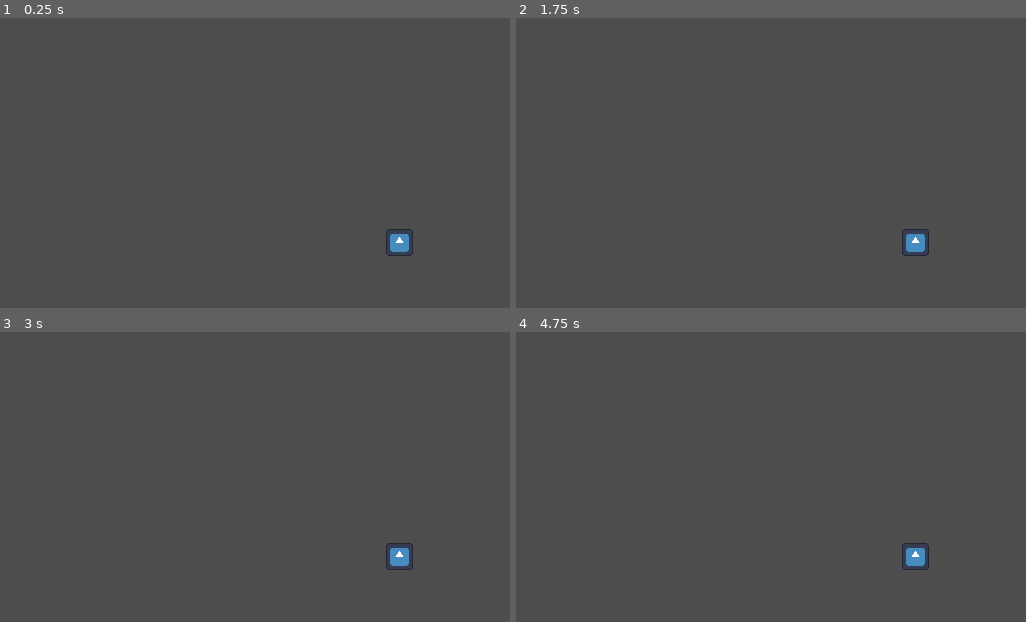
Above: before the commit, frames 1-4 (two rows, left to right).
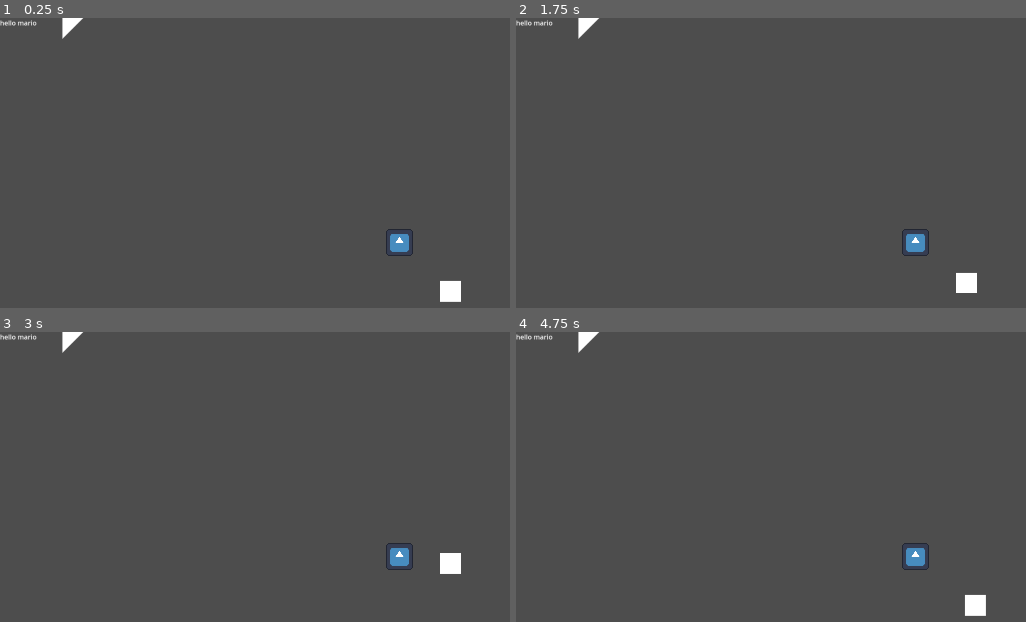
Above: after the commit, the same moments.

Repository: oluHzoL/anti-tomfoolery-tornado
Game: Godot game, scene res://map.tscn
Two runs of this game, one before a commit and one after it. Both use one fixed random seed, a clock stepped at 60 frames per second and the inputs below. The engine's default icon, where the game draws it, is replaced by a stand-in: a white triangle on a blue panel in a dark square.
Inputs (mouse positions are in pixels of both pictures, inside the frame that each line leads up to):
- Up to frame 1 (0.25 s): no input
- Up to frame 2 (1.75 s): tap Enter at 0.5 s; move the mouse to (outside the picture) at 0.52 s; hold D (move_right) 0.53-1.28 s; hold Shift (special) 0.53-1.28 s; tap Space at 1.25 s; move the mouse to (755, 264) at 1.27 s; hold S (move_down) from 1.28 s (still down); tap Shift (special) at 1.35 s
- Up to frame 3 (3 s): move the mouse to (479, 456) at 2.02 s; release S (move_down) at 2.03 s; hold D (move_right) 2.03-2.78 s; hold Shift (special) 2.03-2.78 s; tap Enter at 2.75 s; move the mouse to (outside the picture) at 2.77 s; hold W (move_up) from 2.78 s (still down); tap Shift (special) at 2.85 s
- Up to frame 4 (4.75 s): move the mouse to (outside the picture) at 3.52 s; release W (move_up) at 3.53 s; hold Shift (special) 3.53-4.28 s; hold A (move_left) from 3.53 s (still down); tap Space at 4.25 s; move the mouse to (674, 488) at 4.27 s; tap Shift (special) at 4.35 s

The runs differ from the first frame. In frame 1, 0.5% of the frame differs, in the area x 0-91%, y 0-98%; in frame 2, 0.5%; in frame 3, 0.5%; in frame 4, 0.5%.

Commit message:
Added charging

Diff:
--- /dev/null
+++ b/Objects/Tornado/Mouse/RangeShapes/hor_range1.tres
@@ -0,0 +1,4 @@
+[gd_resource type="RectangleShape2D" format=3 uid="uid://ck6wre3g6abxj"]
+
+[resource]
+size = Vector2(240, 20)
--- /dev/null
+++ b/Objects/Tornado/Mouse/RangeShapes/hor_range2.tres
@@ -0,0 +1,4 @@
+[gd_resource type="RectangleShape2D" format=3 uid="uid://crfimneq0rsxv"]
+
+[resource]
+size = Vector2(480, 20)
--- /dev/null
+++ b/Objects/Tornado/Mouse/RangeShapes/hor_range3.tres
@@ -0,0 +1,4 @@
+[gd_resource type="RectangleShape2D" format=3 uid="uid://d2e5lu3nr04mg"]
+
+[resource]
+size = Vector2(960, 20)
--- /dev/null
+++ b/Objects/Tornado/Mouse/RangeShapes/ver_range1.tres
@@ -0,0 +1,4 @@
+[gd_resource type="RectangleShape2D" format=3 uid="uid://dl0et5ns8b5dt"]
+
+[resource]
+size = Vector2(135, 20)
--- /dev/null
+++ b/Objects/Tornado/Mouse/RangeShapes/ver_range2.tres
@@ -0,0 +1,4 @@
+[gd_resource type="RectangleShape2D" format=3 uid="uid://tgsjfq5vrxod"]
+
+[resource]
+size = Vector2(270, 20)
--- /dev/null
+++ b/Objects/Tornado/Mouse/RangeShapes/ver_range3.tres
@@ -0,0 +1,4 @@
+[gd_resource type="RectangleShape2D" format=3 uid="uid://b07bfi2vfbfyj"]
+
+[resource]
+size = Vector2(540, 20)
--- a/Objects/Tornado/Mouse/mouse_checkpoints.gd
+++ b/Objects/Tornado/Mouse/mouse_checkpoints.gd
@@ -1,8 +1,79 @@
 extends Node2D
+class_name MouseCheckpointSystem
+
+# TODO: breaking the cycle causes the range object to not reset
+# boost_given remains true instead of becoming false
+
+enum STATE{INACTIVE, CLOCKWISE, COUNTERCLOCKWISE}
+
+signal full_circle(bonus : int)
+
+@onready var ResetTimer = get_node("ResetTimer")
+
+var total_boost_bonus : int = 0
+var checkpoints_hit : int = 0
+var boost_multiplier : int = 1 # could go unused
+var state : STATE = STATE.INACTIVE
+var previous_checkpoint : RangeObject
+
 
 func _ready() -> void:
 	position = get_viewport().size / 2
+	ResetTimer.connect("timeout", reset)
+	for range_obj in get_children():
+		if range_obj is RangeObject:
+			range_obj.connect("checkpoint_hit", checkpoint_hit)
 
+func reset() -> void:
+	print("resetting checkpoints")
+	checkpoints_hit = 0
+	total_boost_bonus = 0
+	#previous_checkpoint = null
+	state = STATE.INACTIVE
+	ResetTimer.paused = true
+	for range_obj in get_children():
+		if range_obj is RangeObject:
+			range_obj.reset()
 
-func _on_area_entered(area: Area2D) -> void:
-	pass # Replace with function body.
+func checkpoint_hit(range_obj : RangeObject) -> void:
+	# on mouse exit
+	if previous_checkpoint:
+		previous_checkpoint.boost_given = false
+	print(state)
+	if state == STATE.INACTIVE and previous_checkpoint != null:
+		if previous_checkpoint == range_obj.clockwise_neighbor:
+			state = STATE.COUNTERCLOCKWISE
+		elif previous_checkpoint == range_obj.counterclockwise_neighbor:
+			state = STATE.CLOCKWISE
+
+	elif state == STATE.CLOCKWISE:
+		if previous_checkpoint == range_obj.counterclockwise_neighbor:
+			pass
+		else:
+			print("spin broken at " + str(range_obj))
+			reset()
+			range_obj.boost_given = false
+			previous_checkpoint = null
+			return
+	elif state == STATE.COUNTERCLOCKWISE:
+		if previous_checkpoint == range_obj.clockwise_neighbor:
+			pass
+		else:
+			print("spin broken at " + str(range_obj))
+			reset()
+			range_obj.boost_given = false
+			previous_checkpoint = null
+			return
+	checkpoints_hit += 1
+	previous_checkpoint = range_obj
+	total_boost_bonus += range_obj.boost_bonus
+	print("Checkpoints hit: " + str(checkpoints_hit))
+	ResetTimer.paused = false
+	ResetTimer.start()
+	#print(state)
+	if checkpoints_hit == 4:
+		#reward boost
+		print("Total boost: " + str(total_boost_bonus))
+		full_circle.emit(total_boost_bonus)
+		reset()
+	# if state is INACTIVE, AND checkpoints_hit > 0, grant bonus and set direction b
--- /dev/null
+++ b/Objects/Tornado/Mouse/mouse_checkpoints.tscn
@@ -0,0 +1,198 @@
+[gd_scene load_steps=9 format=3 uid="uid://bxmsdxclint31"]
+
+[ext_resource type="Script" uid="uid://bcgxb6f42nf3q" path="res://Objects/Tornado/Mouse/mouse_checkpoints.gd" id="1_tcwh5"]
+[ext_resource type="Script" uid="uid://dib4nqfof3rxr" path="res://Objects/Tornado/Mouse/range_object.gd" id="2_lkkwd"]
+[ext_resource type="Shape2D" uid="uid://ck6wre3g6abxj" path="res://Objects/Tornado/Mouse/RangeShapes/hor_range1.tres" id="3_hgql0"]
+[ext_resource type="Shape2D" uid="uid://crfimneq0rsxv" path="res://Objects/Tornado/Mouse/RangeShapes/hor_range2.tres" id="4_6qx2c"]
+[ext_resource type="Shape2D" uid="uid://d2e5lu3nr04mg" path="res://Objects/Tornado/Mouse/RangeShapes/hor_range3.tres" id="5_t5t5o"]
+[ext_resource type="Shape2D" uid="uid://dl0et5ns8b5dt" path="res://Objects/Tornado/Mouse/RangeShapes/ver_range1.tres" id="6_hasdg"]
+[ext_resource type="Shape2D" uid="uid://tgsjfq5vrxod" path="res://Objects/Tornado/Mouse/RangeShapes/ver_range2.tres" id="7_u4vt1"]
+[ext_resource type="Shape2D" uid="uid://b07bfi2vfbfyj" path="res://Objects/Tornado/Mouse/RangeShapes/ver_range3.tres" id="8_8igk7"]
+
+[node name="MouseCheckpoints" type="Node2D"]
+script = ExtResource("1_tcwh5")
+
+[node name="ResetTimer" type="Timer" parent="."]
+wait_time = 2.0
+one_shot = true
+
+[node name="RightRangeObject" type="Node2D" parent="." node_paths=PackedStringArray("clockwise_neighbor", "counterclockwise_neighbor")]
+position = Vector2(100, 0)
+script = ExtResource("2_lkkwd")
+clockwise_neighbor = NodePath("../DownRangeObject")
+counterclockwise_neighbor = NodePath("../UpRangeObject")
+
+[node name="Range1" type="Area2D" parent="RightRangeObject"]
+z_index = 3
+collision_layer = 0
+collision_mask = 32768
+collision_priority = 3.0
+monitorable = false
+priority = 3
+
+[node name="CollisionShape2D" type="CollisionShape2D" parent="RightRangeObject/Range1"]
+position = Vector2(120, 0)
+shape = ExtResource("3_hgql0")
+debug_color = Color(1, 0, 0, 0.839216)
+
+[node name="Range2" type="Area2D" parent="RightRangeObject"]
+z_index = 2
+collision_layer = 0
+collision_mask = 32768
+collision_priority = 2.0
+monitorable = false
+priority = 2
+
+[node name="CollisionShape2D" type="CollisionShape2D" parent="RightRangeObject/Range2"]
+position = Vector2(240, 0)
+shape = ExtResource("4_6qx2c")
+debug_color = Color(1, 1, 0, 0.631373)
+
+[node name="Range3" type="Area2D" parent="RightRangeObject"]
+z_index = 1
+collision_layer = 0
+collision_mask = 32768
+monitorable = false
+priority = 1
+
+[node name="CollisionShape2D" type="CollisionShape2D" parent="RightRangeObject/Range3"]
+position = Vector2(480, 0)
+shape = ExtResource("5_t5t5o")
+debug_color = Color(0, 1, 0, 0.419608)
+
+[node name="LeftRangeObject" type="Node2D" parent="." node_paths=PackedStringArray("clockwise_neighbor", "counterclockwise_neighbor")]
+position = Vector2(-100, 0)
+rotation = 3.14159
+script = ExtResource("2_lkkwd")
+clockwise_neighbor = NodePath("../UpRangeObject")
+counterclockwise_neighbor = NodePath("../DownRangeObject")
+
+[node name="Range1" type="Area2D" parent="LeftRangeObject"]
+z_index = 3
+collision_layer = 0
+collision_mask = 32768
+collision_priority = 3.0
+monitorable = false
+priority = 3
+
+[node name="CollisionShape2D" type="CollisionShape2D" parent="LeftRangeObject/Range1"]
+position = Vector2(120, 0)
+shape = ExtResource("3_hgql0")
+debug_color = Color(1, 0, 0, 0.839216)
+
+[node name="Range2" type="Area2D" parent="LeftRangeObject"]
+z_index = 2
+collision_layer = 0
+collision_mask = 32768
+collision_priority = 2.0
+monitorable = false
+priority = 2
+
+[node name="CollisionShape2D" type="CollisionShape2D" parent="LeftRangeObject/Range2"]
+position = Vector2(240, 0)
+shape = ExtResource("4_6qx2c")
+debug_color = Color(1, 1, 0, 0.631373)
+
+[node name="Range3" type="Area2D" parent="LeftRangeObject"]
+z_index = 1
+collision_layer = 0
+collision_mask = 32768
+monitorable = false
+priority = 1
+
+[node name="CollisionShape2D" type="CollisionShape2D" parent="LeftRangeObject/Range3"]
+position = Vector2(480, 0)
+shape = ExtResource("5_t5t5o")
+debug_color = Color(0, 1, 0, 0.419608)
+
+[node name="DownRangeObject" type="Node2D" parent="." node_paths=PackedStringArray("clockwise_neighbor", "counterclockwise_neighbor")]
+position = Vector2(0, 100)
+rotation = 1.5708
+script = ExtResource("2_lkkwd")
+checkpoint_orientation = 1
+clockwise_neighbor = NodePath("../LeftRangeObject")
+counterclockwise_neighbor = NodePath("../RightRangeObject")
+
+[node name="Range1" type="Area2D" parent="DownRangeObject"]
+z_index = 3
+collision_layer = 0
+collision_mask = 32768
+collision_priority = 3.0
+monitorable = false
+priority = 3
+
+[node name="CollisionShape2D" type="CollisionShape2D" parent="DownRangeObject/Range1"]
+position = Vector2(67.5, 0)
+shape = ExtResource("6_hasdg")
+debug_color = Color(1, 0, 0, 0.839216)
+
+[node name="Range2" type="Area2D" parent="DownRangeObject"]
+z_index = 2
+collision_layer = 0
+collision_mask = 32768
+collision_priority = 2.0
+monitorable = false
+priority = 2
+
+[node name="CollisionShape2D" type="CollisionShape2D" parent="DownRangeObject/Range2"]
+position = Vector2(135, 0)
+shape = ExtResource("7_u4vt1")
+debug_color = Color(1, 1, 0, 0.631373)
+
+[node name="Range3" type="Area2D" parent="DownRangeObject"]
+z_index = 1
+collision_layer = 0
+collision_mask = 32768
+monitorable = false
+priority = 1
+
+[node name="CollisionShape2D" type="CollisionShape2D" parent="DownRangeObject/Range3"]
+position = Vector2(270, 0)
+shape = ExtResource("8_8igk7")
+debug_color = Color(0, 1, 0, 0.419608)
+
+[node name="UpRangeObject" type="Node2D" parent="." node_paths=PackedStringArray("clockwise_neighbor", "counterclockwise_neighbor")]
+position = Vector2(0, -100)
+rotation = -1.5708
+script = ExtResource("2_lkkwd")
+checkpoint_orientation = 1
+clockwise_neighbor = NodePath("../RightRangeObject")
+counterclockwise_neighbor = NodePath("../LeftRangeObject")
+
+[node name="Range1" type="Area2D" parent="UpRangeObject"]
+z_index = 3
+collision_layer = 0
+collision_mask = 32768
+collision_priority = 3.0
+monitorable = false
+priority = 3
+
+[node name="CollisionShape2D" type="CollisionShape2D" parent="UpRangeObject/Range1"]
+position = Vector2(67.5, 0)
+shape = ExtResource("6_hasdg")
+debug_color = Color(1, 0, 0, 0.839216)
+
+[node name="Range2" type="Area2D" parent="UpRangeObject"]
+z_index = 2
+collision_layer = 0
+collision_mask = 32768
+collision_priority = 2.0
+monitorable = false
+priority = 2
+
+[node name="CollisionShape2D" type="CollisionShape2D" parent="UpRangeObject/Range2"]
+position = Vector2(135, 0)
+shape = ExtResource("7_u4vt1")
+debug_color = Color(1, 1, 0, 0.631373)
+
+[node name="Range3" type="Area2D" parent="UpRangeObject"]
+z_index = 1
+collision_layer = 0
+collision_mask = 32768
+monitorable = false
+priority = 1
+
+[node name="CollisionShape2D" type="CollisionShape2D" parent="UpRangeObject/Range3"]
+position = Vector2(270, 0)
+shape = ExtResource("8_8igk7")
+debug_color = Color(0, 1, 0, 0.419608)
--- a/Objects/Tornado/Mouse/range_object.gd
+++ b/Objects/Tornado/Mouse/range_object.gd
@@ -1,8 +1,20 @@
 extends Node2D
 class_name RangeObject
 
+enum ORIENTATION{HORIZONTAL, VERTICAL}
+
+signal checkpoint_hit(obj : RangeObject)
+
+const BOOST1 = 5
+const BOOST2 = 6
+const BOOST3 = 7
+
 var count : int = 0 # should be between 0-3
+var boost_bonus : int = 0
+var boost_given : bool = false
+var valid : bool = true
 
+@export var checkpoint_orientation : ORIENTATION = ORIENTATION.HORIZONTAL
 @export var clockwise_neighbor : RangeObject
 @export var counterclockwise_neighbor: RangeObject
 
@@ -10,12 +22,57 @@
 	for range in get_children():
 		if range is Area2D:
 			range.connect("area_entered", increment)
+			range.connect("area_exited", give_boost)
 			range.connect("area_exited", decrement)
+	#range_configuration()
 	# TODO: set all range sizes based on viewport (instead of manual)
 
-func increment() -> void:
+# deprecated until viewport change
+func range_configuration():
+	var power : int = 1
+	var max_range : float = 0
+	if checkpoint_orientation == ORIENTATION.HORIZONTAL:
+		max_range = get_viewport().size.x
+	else:
+		max_range = get_viewport().size.y
+	print(max_range)
+	print(max_range / 2)
+	print(max_range / 4)
+	print(max_range / 8)
+	print(max_range / 16)
+	for range in get_children():
+		if range is Area2D:
+			var CollisionShape : CollisionShape2D = range.get_node("CollisionShape2D")
+			print(range)
+			if range.name == "Range3":
+				power = 1
+			elif range.name == "Range2":
+				power = 2
+			elif range.name == "Range1":
+				power = 3
+			CollisionShape.shape.size.x = max_range / (pow(2, power))
+			CollisionShape.position.x = CollisionShape.shape.size.x / 2.0
+
+func reset() -> void:
+	boost_bonus = 0
+	boost_given = false
+
+func give_boost(_area : Area2D) -> void:
+	if !boost_given:
+		if count == 3:
+			boost_bonus = BOOST1 # boost lvl 1
+		elif count == 2:
+			boost_bonus = BOOST2 # boost lvl 2
+		elif count == 1:
+			boost_bonus = BOOST3 # boost lvl 3
+		emit_signal("checkpoint_hit", self)
+	boost_given = true
+	# TODO: depending on direction, make some neighbor valid
+
+func increment(_area : Area2D) -> void:
 	count += 1
-	if count > 3: count = 3; print("uh oh") # should never happen
+	if count > 3: count = 3; print("range overflow") # should never happen
 
-func decrement() -> void:
-	count -= 0
+func decrement(_area : Area2D) -> void:
+	count -= 1
+	if count < 0: count = 0; print("range underflow") # also should never happen
--- a/Objects/Tornado/tornado.gd
+++ b/Objects/Tornado/tornado.gd
@@ -3,9 +3,11 @@
 
 enum State{ACTIVE, CHARGING, EXPIRED}
 
+@onready var SpinManager = get_node('SpinManager')
+
 @export var power = 100 # hits zero, you die; determines speed and such
-@export var max_power = 100
-@export var speed = 250 # minimum speed 250
+@export var max_power = 1000
+@export var speed = 500 # minimum speed 250
 @export var acceleration = 800
 @export var deceleration = 800
 
@@ -15,6 +17,17 @@
 	set(v):
 		move_vector = v
 
+var prev_move_vector := Vector2.ZERO
+
+func _ready() -> void:
+	SpinManager.get_node("MouseLayer/MouseCheckpoints").connect("full_circle", add_charge)
+	spawn()
+
+func spawn() -> void:
+	state = State.ACTIVE
+	charge = 0
+	move_vector = Vector2.ZERO
+	SpinManager.process_mode = Node.PROCESS_MODE_DISABLED
 
 func add_power(amount : int):
 	power += amount
@@ -34,13 +47,16 @@
 
 func _process(delta: float) -> void:
 	move_vector = Input.get_vector("move_left", "move_right", "move_up", "move_down")
+	# # TODO: deal with diagonal vectors (you'd have to let go of both buttons at once otherwise)
+	if move_vector != Vector2.ZERO: prev_move_vector = move_vector
+	# TODO:
 	# scale speed, size and other things based off of power here
 	# use Node2D.scale for easy size manip
+
 func _physics_process(delta: float) -> void:
 	match state:
 		State.ACTIVE:
-			if move_vector.length(): #???
-				print("hi")
+			if move_vector.length():
 				velocity = velocity.move_toward(move_vector * speed, acceleration * delta)
 			else:
 				velocity = velocity.move_toward(Vector2.ZERO, deceleration * delta)
@@ -48,6 +64,7 @@
 			# State Transition
 			if Input.is_action_pressed("special"):
 				state = State.CHARGING
+				SpinManager.process_mode = Node.PROCESS_MODE_INHERIT
 
 		State.CHARGING:
 			#print("charging")
@@ -57,6 +74,9 @@
 			if !Input.is_action_pressed("special"):
 				state = State.ACTIVE
 				# velocity boost based on charge
-				velocity = move_vector * speed * 2
+				print("Charge: " + str(charge))
+				velocity = prev_move_vector * speed * 5 * (charge / 100)
+				charge = 0
+				SpinManager.process_mode = Node.PROCESS_MODE_DISABLED
 
 	move_and_slide()
--- a/Objects/Tornado/tornado.tscn
+++ b/Objects/Tornado/tornado.tscn
@@ -3,8 +3,8 @@
 [ext_resource type="Script" uid="uid://biselsivaqfc5" path="res://Objects/Tornado/tornado.gd" id="1_qunbj"]
 [ext_resource type="Texture2D" uid="uid://chmtouvwum544" path="res://icon.svg" id="2_8uy3p"]
 [ext_resource type="Script" uid="uid://cethbhqnwusfr" path="res://Objects/Tornado/Mouse/spin_manager.gd" id="2_pa2op"]
-[ext_resource type="Texture2D" uid="uid://c4ohmu4x8rmf6" path="res://Shapes/trianglebottomright.png" id="3_pa2op"]
-[ext_resource type="PackedScene" uid="uid://bxmsdxclint31" path="res://Objects/mouse_checkpoints.tscn" id="4_683b1"]
+[ext_resource type="Texture2D" uid="uid://c4ohmu4x8rmf6" path="res://Assets/Shapes/trianglebottomright.png" id="3_pa2op"]
+[ext_resource type="PackedScene" uid="uid://bxmsdxclint31" path="res://Objects/Tornado/Mouse/mouse_checkpoints.tscn" id="4_683b1"]
 
 [sub_resource type="CircleShape2D" id="CircleShape2D_8uy3p"]
 radius = 60.208
--- a/Objects/mouse_checkpoints.tscn
+++ /dev/null
@@ -1,61 +0,0 @@
-[gd_scene load_steps=7 format=3 uid="uid://bxmsdxclint31"]
-
-[ext_resource type="Script" uid="uid://bcgxb6f42nf3q" path="res://Objects/Tornado/Mouse/mouse_checkpoints.gd" id="1_coxaj"]
-[ext_resource type="Script" uid="uid://d0vqsqbk228" path="res://mouse_ranges.gd" id="1_oqi0c"]
-[ext_resource type="Script" uid="uid://dib4nqfof3rxr" path="res://Objects/Tornado/Mouse/range_object.gd" id="2_r4m2e"]
-
-[sub_resource type="RectangleShape2D" id="RectangleShape2D_dwf3s"]
-size = Vector2(247, 20)
-
-[sub_resource type="RectangleShape2D" id="RectangleShape2D_vo3sh"]
-size = Vector2(494, 19)
-
-[sub_resource type="RectangleShape2D" id="RectangleShape2D_p2rsq"]
-size = Vector2(990, 18)
-
-[node name="MouseCheckpoints" type="Node2D"]
-script = ExtResource("1_coxaj")
-
-[node name="RangeObject" type="Node2D" parent="."]
-script = ExtResource("2_r4m2e")
-
-[node name="Range1" type="Area2D" parent="RangeObject"]
-z_index = 3
-collision_layer = 0
-collision_mask = 32768
-collision_priority = 3.0
-monitorable = false
-priority = 3
-script = ExtResource("1_oqi0c")
-
-[node name="CollisionShape2D" type="CollisionShape2D" parent="RangeObject/Range1"]
-position = Vector2(123.5, 0)
-shape = SubResource("RectangleShape2D_dwf3s")
-debug_color = Color(1, 0, 0, 0.839216)
-
-[node name="Range2" type="Area2D" parent="RangeObject"]
-z_index = 2
-collision_layer = 0
-collision_mask = 32768
-collision_priority = 2.0
-monitorable = false
-priority = 2
-script = ExtResource("1_oqi0c")
-
-[node name="CollisionShape2D" type="CollisionShape2D" parent="RangeObject/Range2"]
-position = Vector2(247, 0)
-shape = SubResource("RectangleShape2D_vo3sh")
-debug_color = Color(1, 1, 0, 0.631373)
-
-[node name="Range3" type="Area2D" parent="RangeObject"]
-z_index = 1
-collision_layer = 0
-collision_mask = 32768
-monitorable = false
-priority = 1
-script = ExtResource("1_oqi0c")
-
-[node name="CollisionShape2D" type="CollisionShape2D" parent="RangeObject/Range3"]
-position = Vector2(495, 0)
-shape = SubResource("RectangleShape2D_p2rsq")
-debug_color = Color(0, 1, 0, 0.419608)
--- /dev/null
+++ b/Objects/obstacle.gd
@@ -0,0 +1,5 @@
+extends CharacterBody2D
+
+class_name Obstacle
+
+@export var health : int = 10
--- /dev/null
+++ b/Objects/obstacle.tscn
@@ -0,0 +1,20 @@
+[gd_scene load_steps=4 format=3 uid="uid://dahyhxsem7hhm"]
+
+[ext_resource type="Script" uid="uid://bbr5l2wo577jg" path="res://Objects/obstacle.gd" id="1_67nn5"]
+[ext_resource type="Texture2D" uid="uid://c0aqtep5744bl" path="res://Assets/Shapes/circle.png" id="2_8oetf"]
+
+[sub_resource type="RectangleShape2D" id="RectangleShape2D_llnwn"]
+size = Vector2(64, 64)
+
+[node name="Obstacle" type="CharacterBody2D"]
+script = ExtResource("1_67nn5")
+
+[node name="Sprite2D" type="Sprite2D" parent="."]
+texture = ExtResource("2_8oetf")
+
+[node name="Area2D" type="Area2D" parent="."]
+collision_layer = 8
+collision_mask = 0
+
+[node name="CollisionShape2D" type="CollisionShape2D" parent="Area2D"]
+shape = SubResource("RectangleShape2D_llnwn")
--- a/map.tscn
+++ b/map.tscn
@@ -1,7 +1,7 @@
 [gd_scene load_steps=3 format=3 uid="uid://cuuc3ibjmfgkh"]
 
 [ext_resource type="PackedScene" uid="uid://cum2qic3xal0s" path="res://Objects/Tornado/tornado.tscn" id="1_wijl4"]
-[ext_resource type="Texture2D" uid="uid://dddr6wagcvrdn" path="res://Shapes/square.png" id="2_e0an3"]
+[ext_resource type="Texture2D" uid="uid://dddr6wagcvrdn" path="res://Assets/Shapes/square.png" id="2_e0an3"]
 
 [node name="Map" type="Node2D"]
 
@@ -14,6 +14,18 @@
 [node name="Sprite2D" type="Sprite2D" parent="."]
 texture = ExtResource("2_e0an3")
 
-[node name="CanvasLayer" type="CanvasLayer" parent="."]
+[node name="UI" type="CanvasLayer" parent="."]
+
+[node name="Control" type="Control" parent="UI"]
+layout_mode = 3
+anchors_preset = 0
+offset_right = 40.0
+offset_bottom = 40.0
+
+[node name="Label" type="Label" parent="UI/Control"]
+layout_mode = 0
+offset_right = 40.0
+offset_bottom = 23.0
+text = "hello mario"
 
 [node name="ProjectileManager" type="Node2D" parent="."]
--- a/project.godot
+++ b/project.godot
@@ -51,6 +51,10 @@
 
 [layer_names]
 
+2d_physics/layer_2="TornadoHurtbox"
+2d_physics/layer_3="TornadoHitbox"
+2d_physics/layer_4="ObstacleHurtbox"
+2d_physics/layer_5="ObstacleHitbox"
 2d_physics/layer_16="Mouse"
 
 [rendering]
Binary file added: Assets/Shapes/circle.png
Not shown, added: Assets/Shapes/circle.png.import
Binary file added: Assets/Shapes/square.png
Not shown, added: Assets/Shapes/square.png.import
Binary file added: Assets/Shapes/trianglebottomleft.png
Not shown, added: Assets/Shapes/trianglebottomleft.png.import
Binary file added: Assets/Shapes/trianglebottomright.png
Not shown, added: Assets/Shapes/trianglebottomright.png.import
Binary file added: Assets/Shapes/triangletopleft.png
Not shown, added: Assets/Shapes/triangletopleft.png.import
Binary file added: Assets/Shapes/triangletopright.png
Not shown, added: Assets/Shapes/triangletopright.png.import
(and 3 more such lines)
